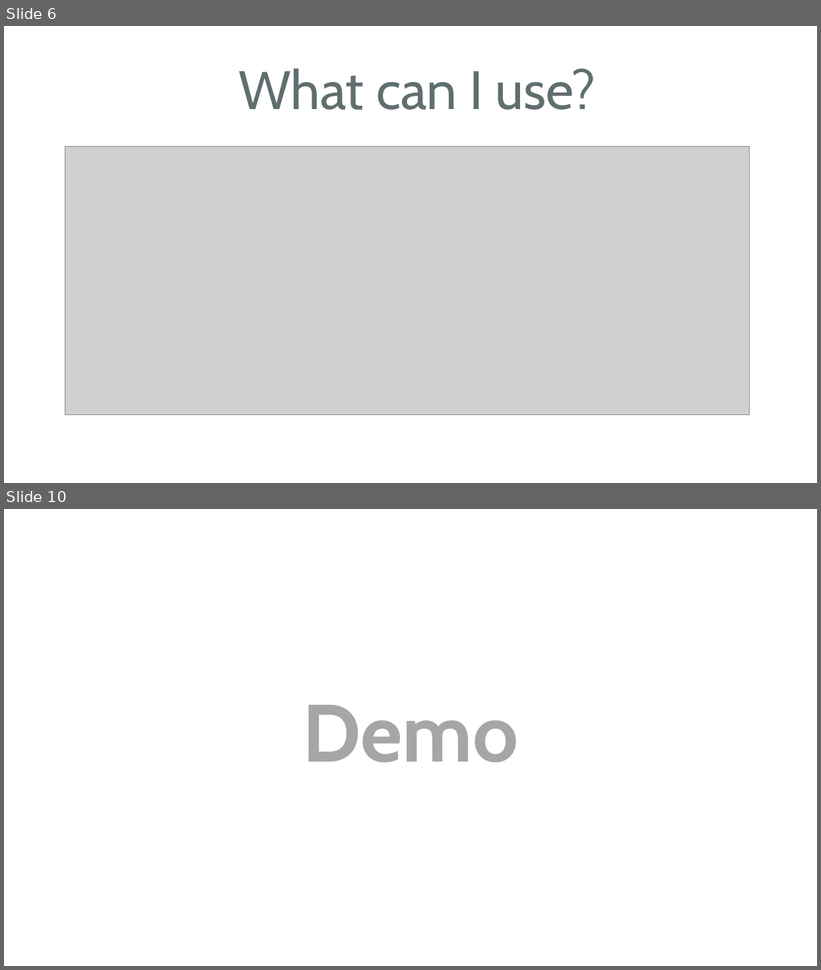
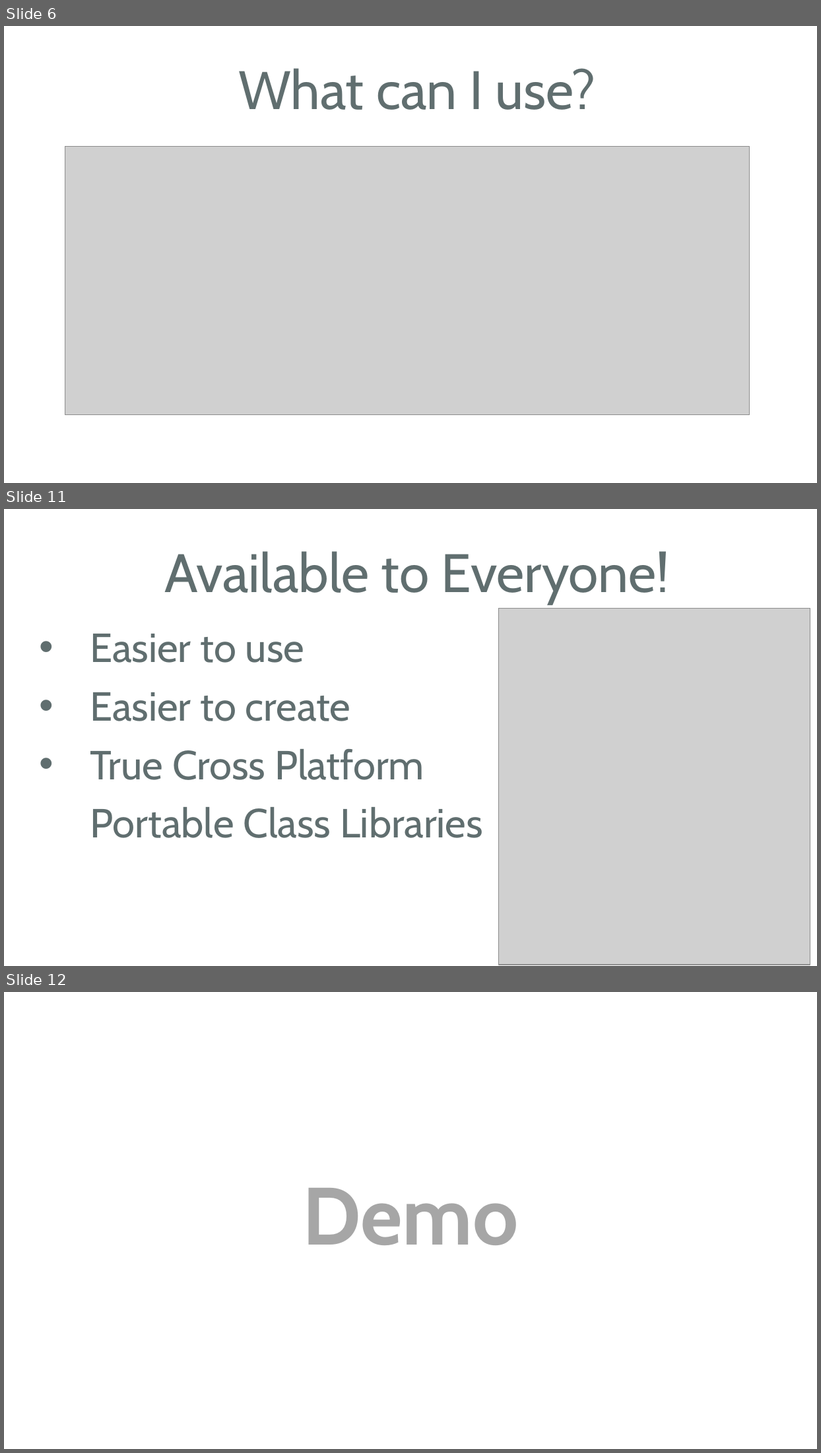
Before and after one commit to jamesmontemagno/PlanetXamarin, a slide deck: PCLinVS.ppt. Shown one above the other, each under a label of ours: slides 6 and 10 before the commit, slides 6, 11 and 12 after it; the slides between them are not shown. The pictures are 821x970 and 821x1453 pixels, drawn with LibreOffice and Linux fonts; fonts in the diff are those of the drawing; grey boxes stand for pictures; background and template pictures are left out. Boxes give left, top, right and bottom in pixels: in the first picture for what was removed or moved away, otherwise in the second. Text is boxed around its words. In the diff, an @@ line names an element or a change of style, - is before the commit and + after.

Commit message:
Update PPT, add images, add author

```diff
--- a/PCLinVS.ppt
+++ b/PCLinVS.ppt
@@ slide 11 added at [4, 509, 817, 966], background #FFFFFF @@
@@ text added at [165, 551, 670, 605], 48 pt, text #606E6F @@
+Available to Everyone!
@@ picture added at [498, 608, 810, 965] @@
@@ text added at [90, 634, 483, 838], 36 pt, text #606E6F @@
+• Easier to use
+• Easier to create
+• True Cross Platform Portable Class Libraries
@@ what was slide 10 is now slide 12 @@
```
Also in this commit, not shown: 1 slide changed, 3 other slides added, 2 slides removed, 8 other files.
